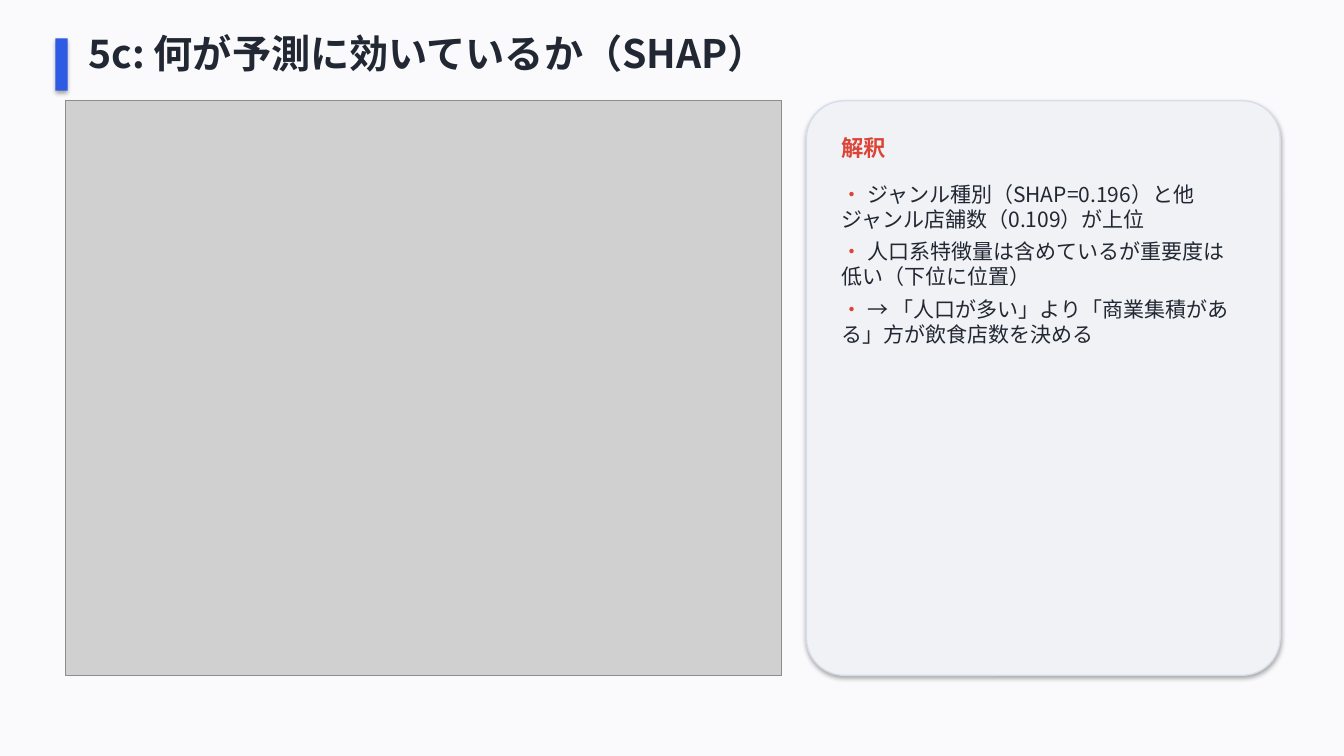
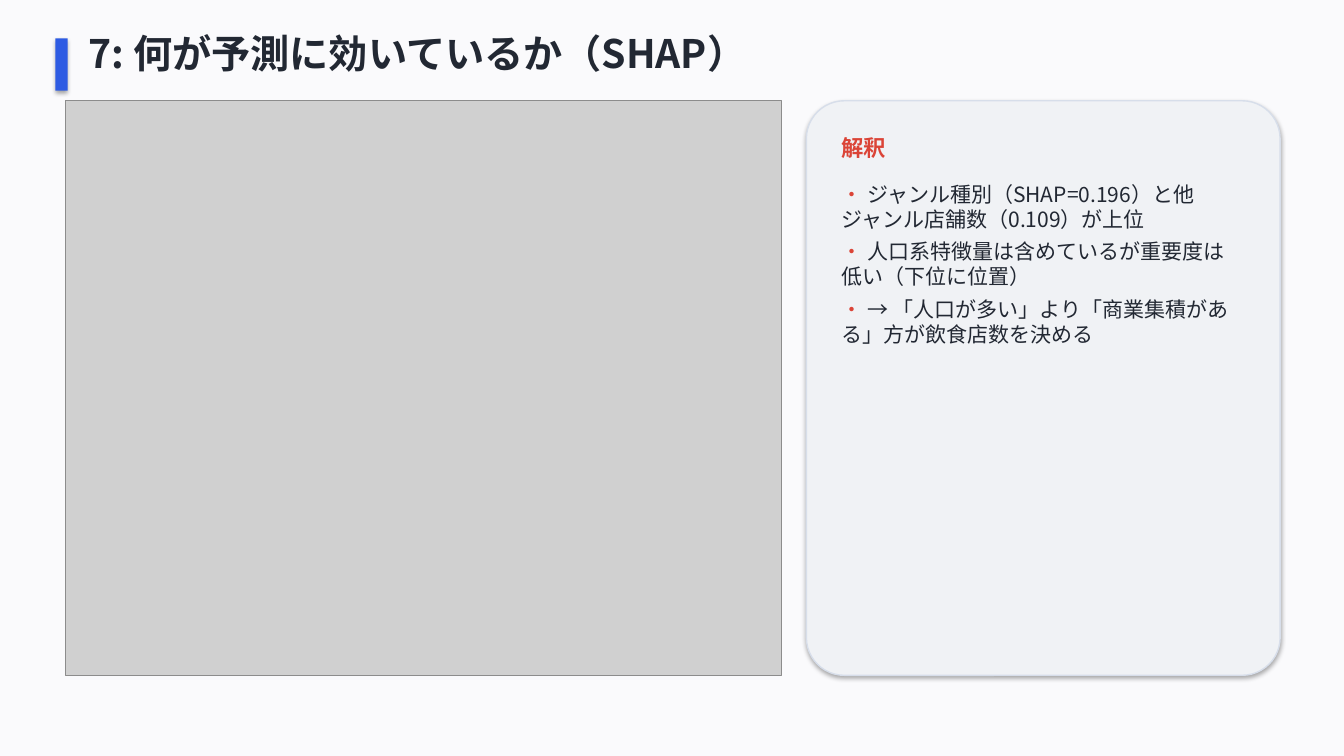
Before and after one commit to HisafumiTakahashi/market_gap_finder, a slide deck: slide 10 of docs/market_gap_finder_presentation.pptx (slide 11 before the commit). Drawn at 1344x756 pixels with LibreOffice and Linux fonts; fonts in the diff are those of the drawing; grey boxes stand for pictures. Boxes give left, top, right and bottom in pixels: in the first picture for what was removed or moved away, otherwise in the second. Text is boxed around its words. In the diff, an @@ line names an element or a change of style, - is before the commit and + after.

```diff
--- a/docs/market_gap_finder_presentation.pptx
+++ b/docs/market_gap_finder_presentation.pptx
@@ text at [88, 34, 746, 72]: text changed @@
-5c: 何が予測に効いているか（SHAP）
+7: 何が予測に効いているか（SHAP）
```
Also in this commit, not shown: 9 other slides changed, 1 slide added, 2 slides removed, 2 other files.
